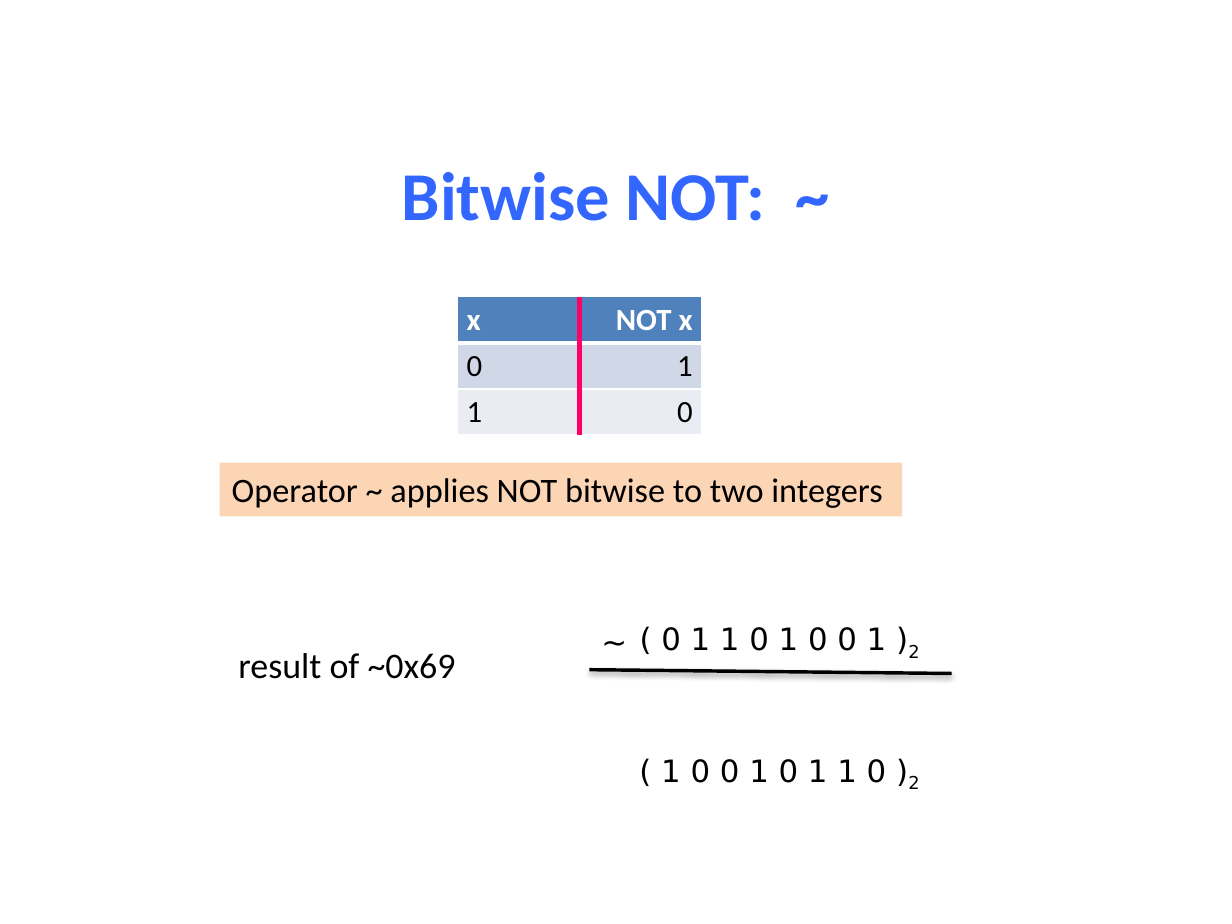
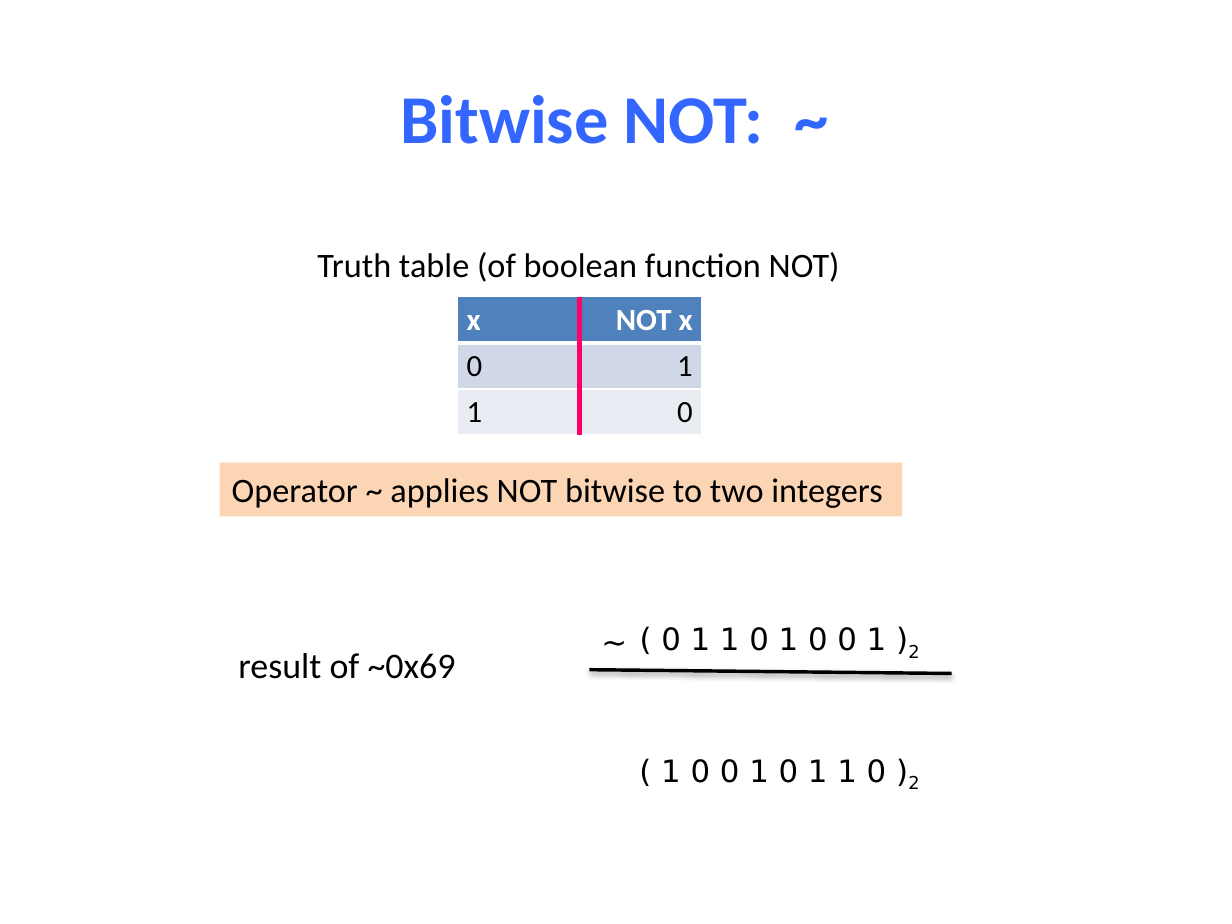
Before and after one commit to NYU-CSO/nyu-cso.github.io, a slide deck: slide 15 of notes/04-C_Basics.pptx (slide 19 before the commit). Drawn at 1232x924 pixels with LibreOffice and Linux fonts; fonts in the diff are those of the drawing. Boxes give left, top, right and bottom in pixels: in the first picture for what was removed or moved away, otherwise in the second. Text is boxed around its words. In the diff, an @@ line names an element or a change of style, - is before the commit and + after.

```diff
--- a/notes/04-C_Basics.pptx
+++ b/notes/04-C_Basics.pptx
@@ title "Bitwise NOT: ~" moved from (x1=402, y1=172, x2=765, y2=221) to (x1=400, y1=95, x2=764, y2=144) @@
@@ text added at (x1=317, y1=252, x2=840, y2=282), 20 pt, text #000000 @@
+Truth table (of boolean function NOT)
```
Also in this commit, not shown: 4 other slides changed, 3 slides added, 1 other file.
